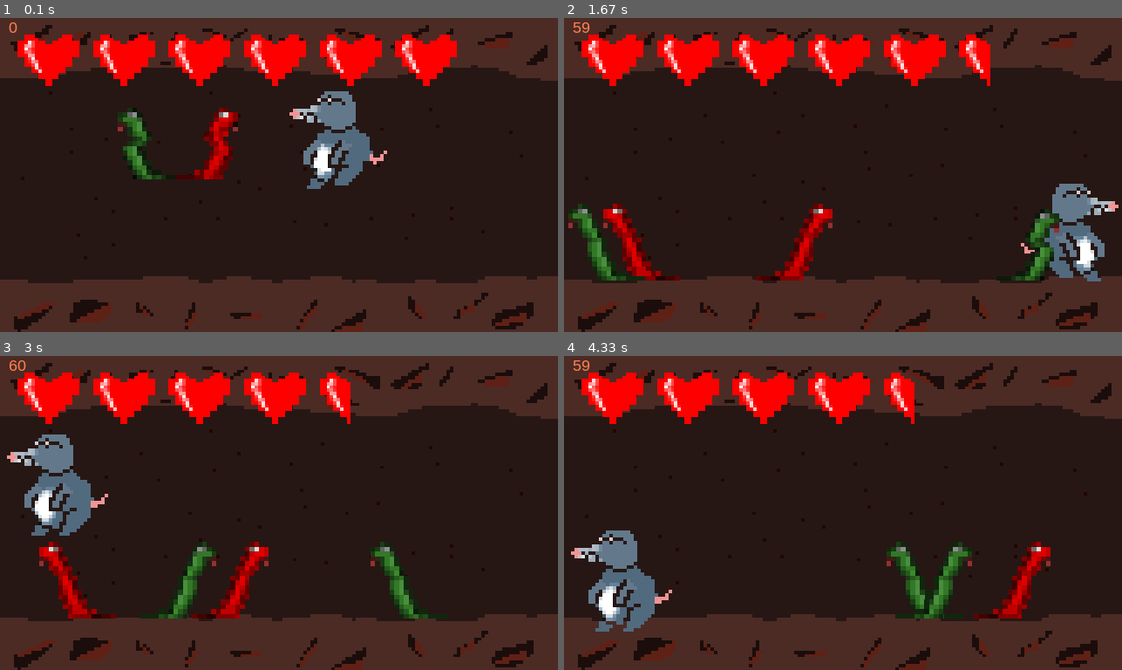
Above: before the commit, frames 1-4 (two rows, left to right).
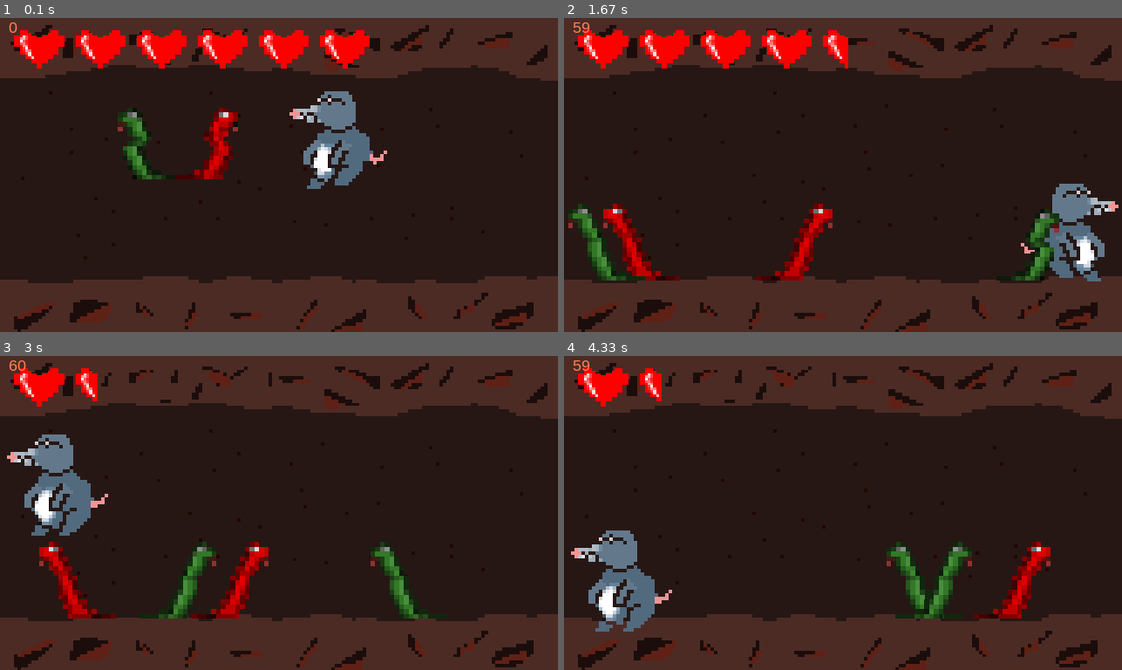
Above: after the commit, the same moments.

Repository: ginestopo/Game-in-Pygame
Game: pygame game, started from game/game.py
Same seed, same stepped clock (60 frames per second), same inputs: the game is played once before the commit and once after it.
Inputs:
- Up to frame 1 (0.1 s): no input
- Up to frame 2 (1.67 s): hold Right 0.33-0.8 s; hold Up 0.83-1.13 s; hold Right 1.17-1.63 s
- Up to frame 3 (3 s): hold Left 1.67-2.2 s; hold Left 2.23-2.63 s; hold Up from 2.67 s (still down)
- Up to frame 4 (4.33 s): release Up at 3.03 s; hold Up 3.07-3.7 s; hold Left 3.73-4.2 s

The runs differ from the first frame. In frame 1, 6.4% of the frame differs, in the area x 2-82%, y 3-22%; in frame 2, 6.3%; in frame 3, 5.1%; in frame 4, 5.1%.

Commit message:
changes difficulty

Diff:
--- a/game/game.py
+++ b/game/game.py
@@ -154,7 +154,7 @@
         hit_list = pygame.sprite.spritecollide(self,enemy_list,False)
         for enemy in hit_list:
             if self.frame_count > 30:
-                self.health -= 1
+                self.health -= 3        #difficulty (1 easiest, 10 difficult)
                 print(self.health)
                 self.frame_count = 0
 
@@ -390,7 +390,7 @@
             a = str(0)+str(i) if (i<10) else str(i)
             img = pygame.image.load(os.path.join('images','hearts'+a+'.png'))
             global width,height
-            img = pygame.transform.scale(img, (width-10,height-10)) #scaling sprite
+            img = pygame.transform.scale(img, (width-130,height-100)) #scaling sprite
             #set black as transparent backround
             img.convert()
             img.convert_alpha()
